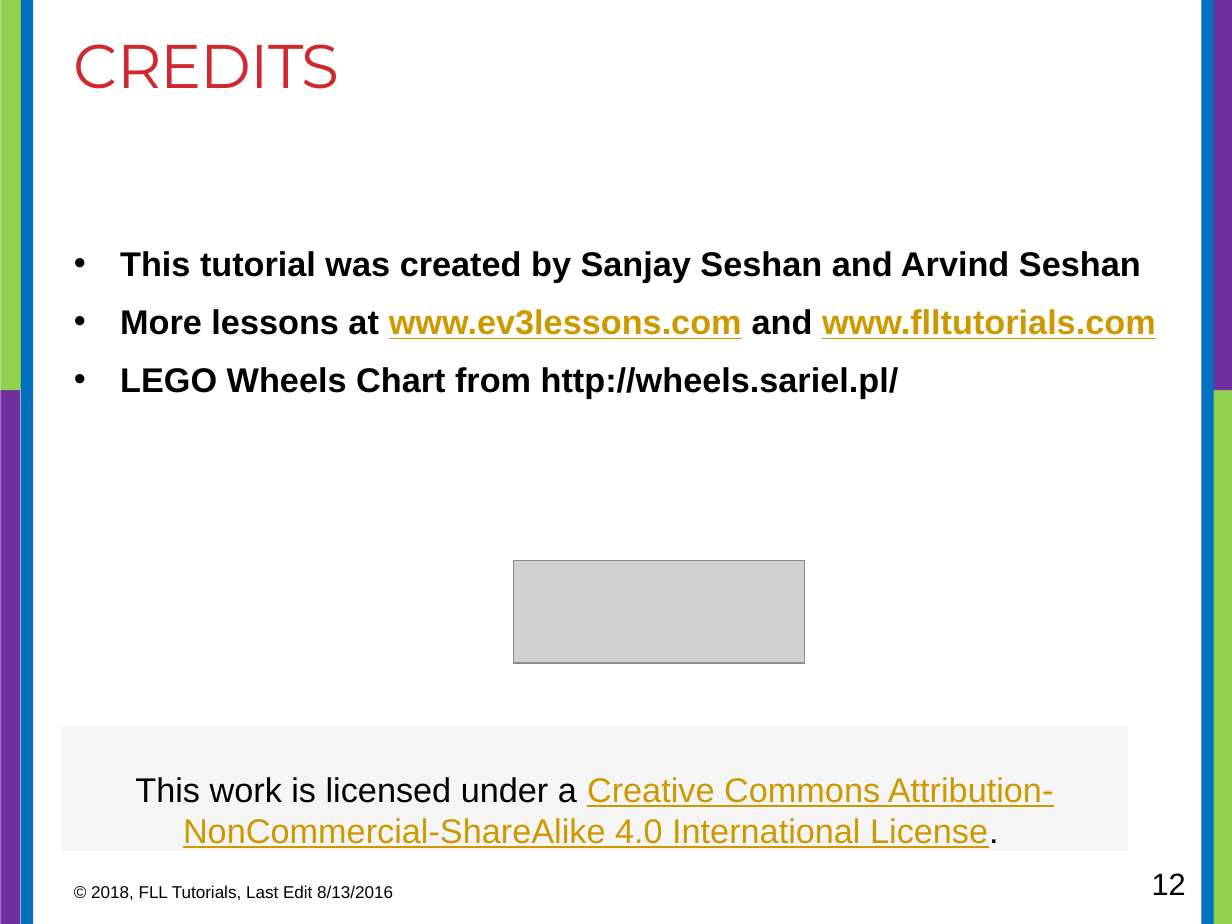
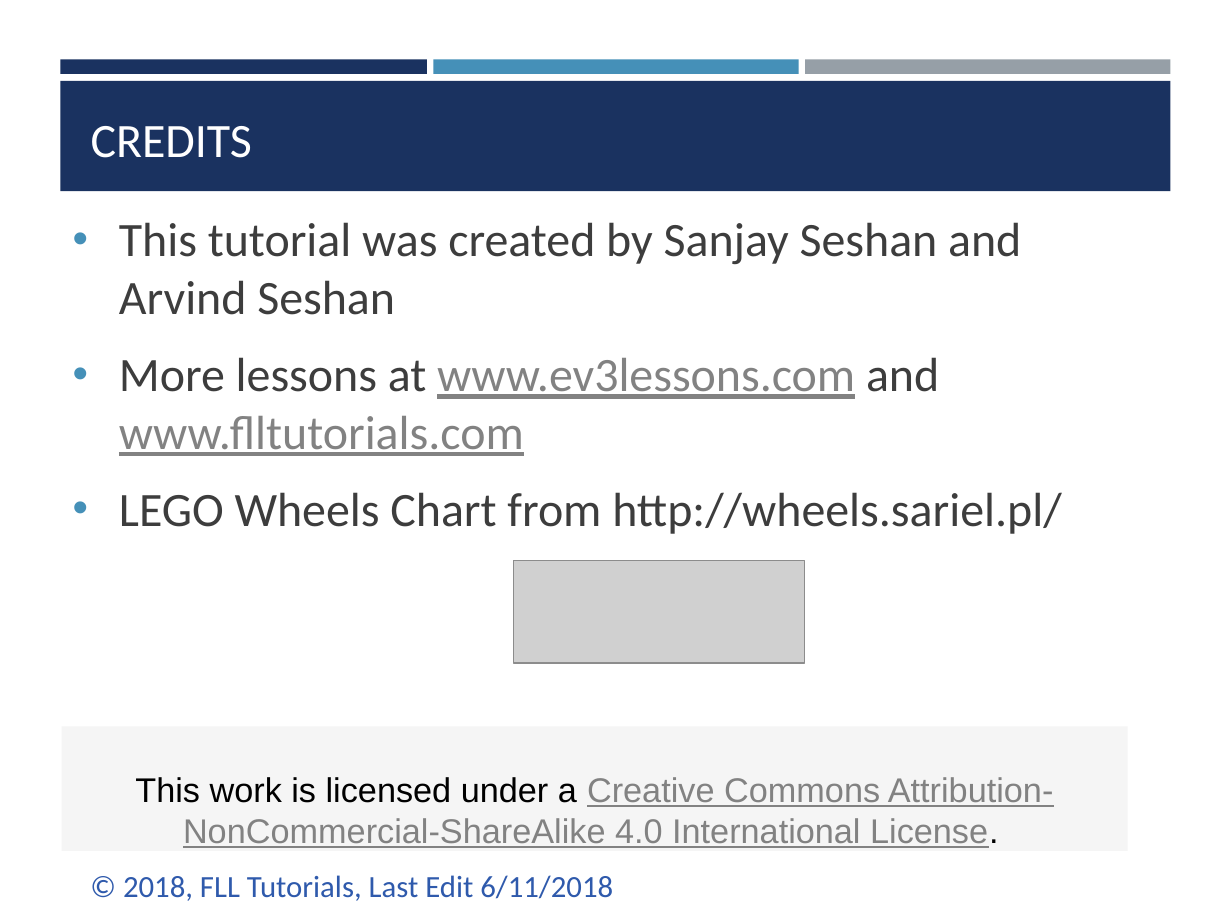
Before and after one commit to ev3lessons/FLL-Tutorials, a slide deck: slide 11 of translations/en-us/RobotGame/Wheels.pptx (slide 12 before the commit). Drawn at 1232x924 pixels with LibreOffice and Linux fonts; fonts in the diff are those of the drawing; grey boxes stand for pictures. Boxes give left, top, right and bottom in pixels: in the first picture for what was removed or moved away, otherwise in the second. Text is boxed around its words. In the diff, an @@ line names an element or a change of style, - is before the commit and + after.

```diff
--- a/translations/en-us/RobotGame/Wheels.pptx
+++ b/translations/en-us/RobotGame/Wheels.pptx
@@ rectangle removed at [0,0,25,391] @@
@@ rectangle removed at [21,0,33,924] @@
@@ rectangle removed at [1201,0,1214,924] @@
@@ rectangle removed at [1207,0,1232,391] @@
@@ rectangle added at [60,59,426,74], fill #1A3260 @@
@@ rectangle added at [434,59,798,74], fill #4590B8 @@
@@ rectangle added at [806,59,1170,74], fill #969FA7 @@
@@ rectangle added at [60,81,1170,191], fill #1A3260 @@
@@ title "CREDITS": place and size @@
-title "CREDITS" at [74,44,340,89]
+title "CREDITS" at [91,126,252,158]
@@ title "CREDITS" at [91,126,252,158]: size 36 to 28 pt, font Montserrat to Calibri, text colour #D1282E to #FFFFFF, letter spacing -0.6 to 0 pt; vertical alignment top to bottom @@
@@ text "This tutorial was created by ...": place and size @@
-text "This tutorial was created by ..." at [120,251,1156,399]
+text "This tutorial was created by ..." at [119,222,1062,534]
@@ text "This tutorial was created by ..." at [119,222,1062,534]: size 20 to 28 pt, font Arial to Calibri, bold off; text colour #000000 to #3D3D3D in "This tutorial was created by Sanjay Seshan ...", "More lessons at and", "LEGO Wheels Chart from http://wheels.sariel.pl/"; text colour #CC9900 to #828282 in "www.ev3lessons.com www.flltutorials.com"; more space between paragraphs @@
@@ rectangle removed at [0,391,20,924] @@
@@ rectangle removed at [1212,391,1232,924] @@
@@ rectangle "This work is licensed under ..." at [62,727,1127,851]: text colour #CC9900 to #828282 in "Creative Commons Attribution-NonCommercial-ShareAlike 4.0 In ..." @@
@@ text at [123,875,613,901]: text changed; size 10 to 18 pt; font Arial to Calibri; text colour #000000 to #2F5AAC @@
-© 2018, FLL Tutorials, Last Edit 8/13/2016
+© 2018, FLL Tutorials, Last Edit 6/11/2018
@@ page number removed at [1152,873,1186,895] @@
-12
```
Also in this commit, not shown: 9 other slides changed, 1 slide added, 2 slides removed, 24 other files.
